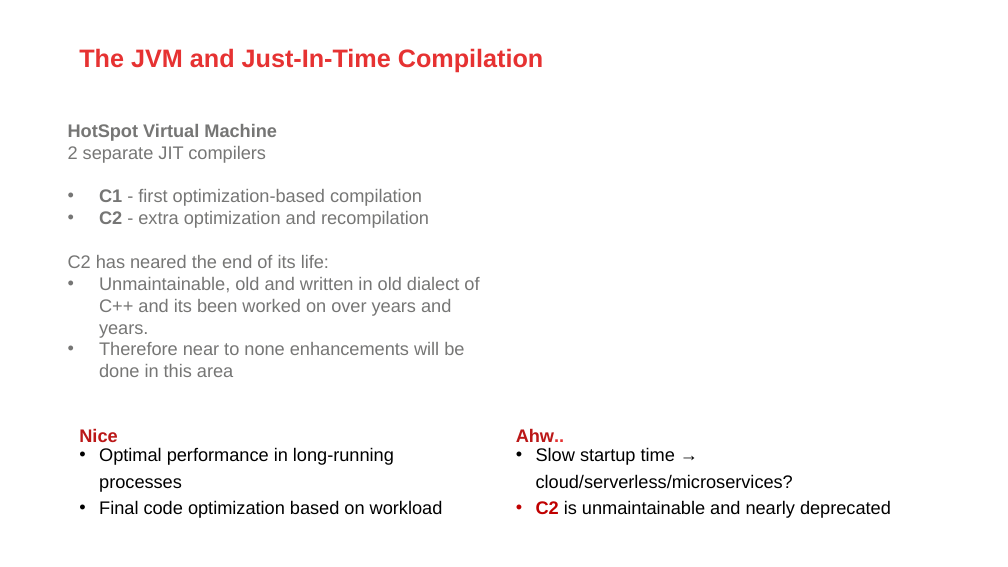
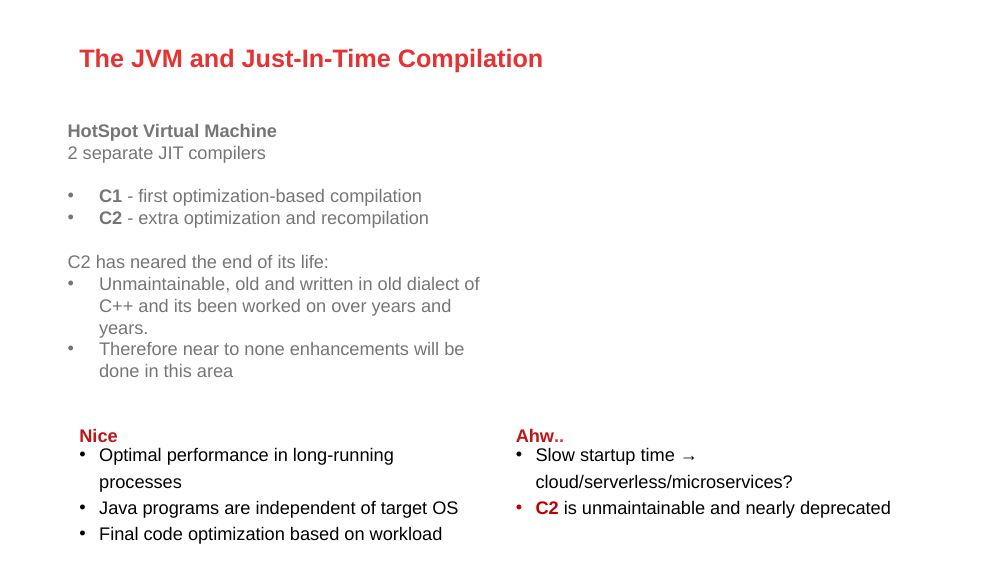
Before and after one commit to AMIS-Services/sig-graalvm-quarkus-15082019, a slide deck: slide 7 of GraalVM_20190815.pptx. Drawn at 1008x567 pixels with LibreOffice and Linux fonts; fonts in the diff are those of the drawing; background and template pictures are left out. Boxes give left, top, right and bottom in pixels: in the first picture for what was removed or moved away, otherwise in the second. Text is boxed around its words. In the diff, an @@ line names an element or a change of style, - is before the commit and + after.

```diff
--- a/GraalVM_20190815.pptx
+++ b/GraalVM_20190815.pptx
@@ text at (x1=99, y1=500, x2=458, y2=518): paragraph added @@
+• Java programs are independent of target OS
```
Also in this commit, not shown: 5 other slides changed.
